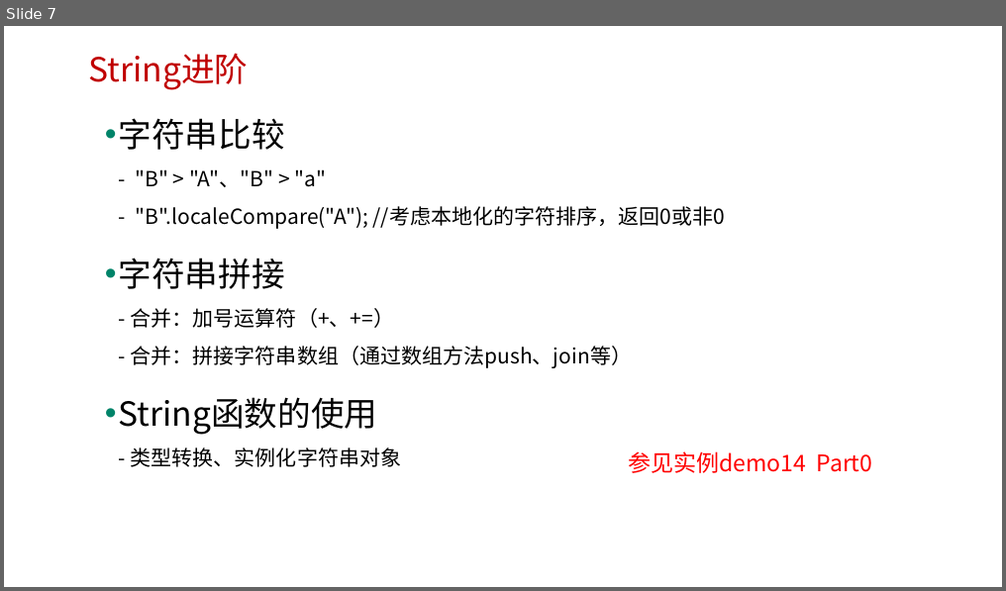
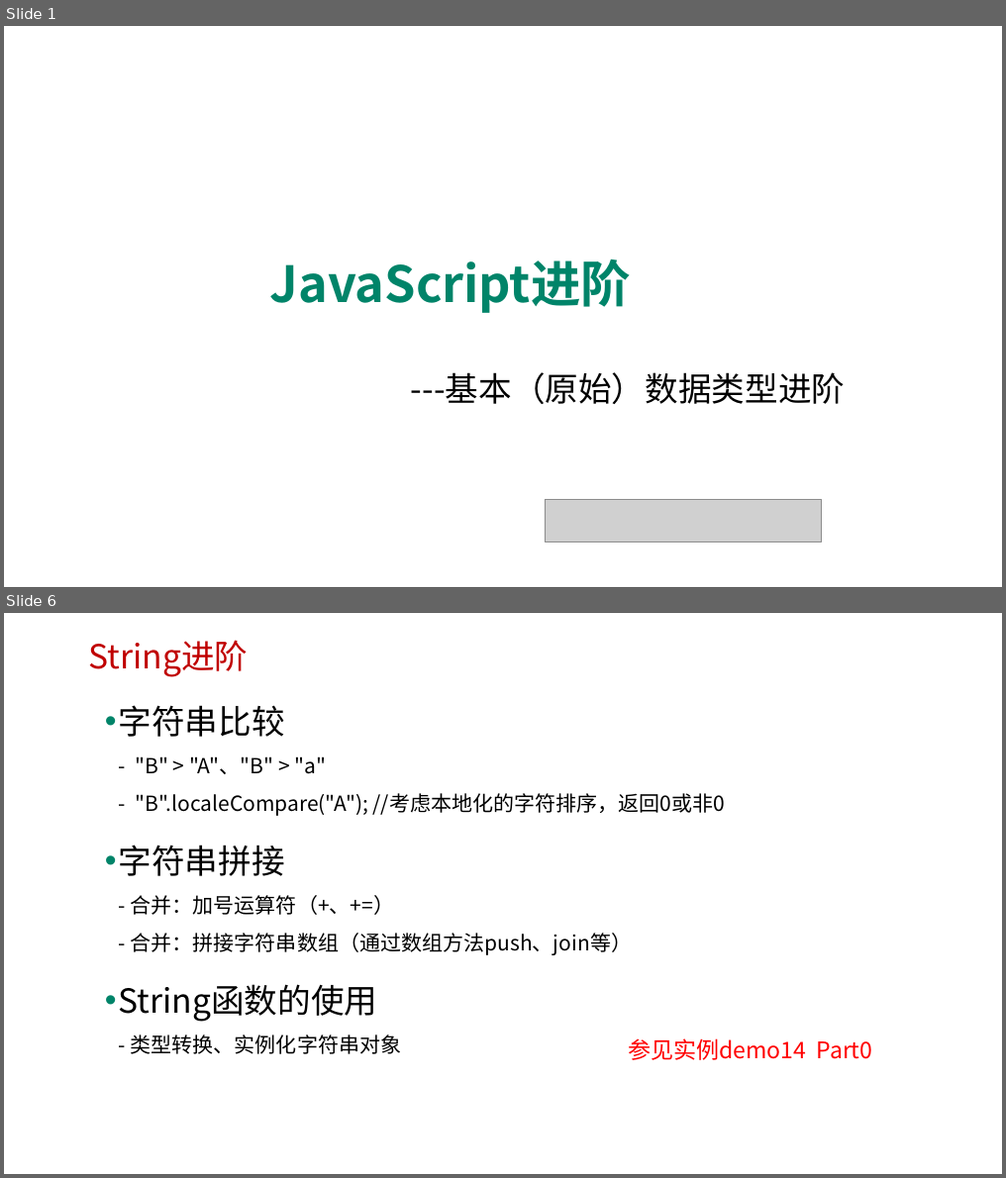
Before and after one commit to edu2act/course-javascript-advanced, a slide deck: 课程PPT/03.基本（原始）数据类型进阶.pptx. Shown one above the other, each under a label of ours: slide 7 before the commit, slides 1 and 6 after it; the slides between them are not shown. The pictures are 1006x591 and 1006x1178 pixels, drawn with LibreOffice and Linux fonts; fonts in the diff are those of the drawing; grey boxes stand for pictures; background and template pictures are left out. Boxes give left, top, right and bottom in pixels: in the first picture for what was removed or moved away, otherwise in the second. Text is boxed around its words. In the diff, an @@ line names an element or a change of style, - is before the commit and + after.

```diff
--- a/课程PPT/03.基本（原始）数据类型进阶.pptx
+++ b/课程PPT/03.基本（原始）数据类型进阶.pptx
@@ slide 1 added at (4,26,1002,587), background picture (left out) @@
@@ title added at (270,259,631,313), 48 pt, text #008469, bold @@
+JavaScript进阶
@@ text added at (411,372,845,404), 32 pt, text #000000 @@
+---基本（原始）数据类型进阶
@@ picture added at (545,500,822,543) @@
@@ what was slide 7 is now slide 6 @@
```
Also in this commit, not shown: 5 slides changed, 2 other slides added, 1 slide removed, 7 other files.
